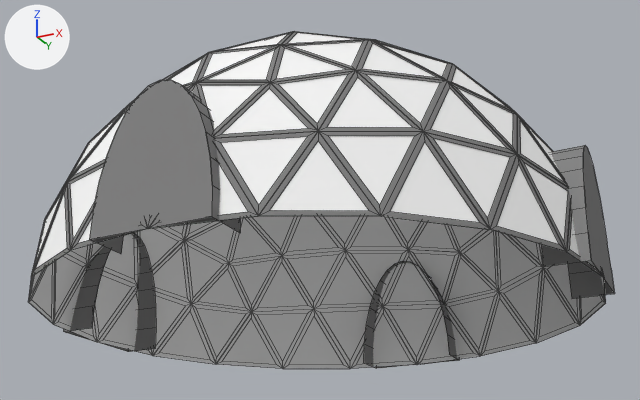
An edit to the Blender file blendermodels/growhouse2.blend, drawn before and after from the same camera.
The view is the same before and after, from a 50 mm camera at (7.0, -13.91, -4.05) aimed at (-0.01, 0.11, 2.25). The lights are fixed; the arrows at upper left show +X, +Y and +Z. Mesh edges are drawn as thin lines.

Objects in the first picture: 'Framework', 'Glass'.
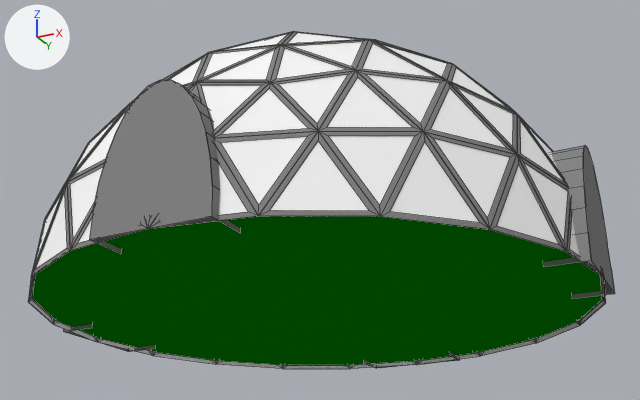
What differs and where, as boxes (x1, y1, x2, y2) in the pictures (640 x 400 px):
'Grass', added (green): after (32, 216, 602, 365)

Diff of the bpy script that builds the scene:
```diff
--- a/blendermodels/growhouse2.blend.py
+++ b/blendermodels/growhouse2.blend.py
@@ mat_grass @@
+mat_grass = diffuse_material('Grass')
+mat_grass.base_color = (0.000951, 0.311, 0.0)  # green #039700
@@ me_grass @@
+me_grass.from_pydata([(4.76, 0.0, 1.55), (4.76, 0.0, -1.55), (0.0, 0.0, 5.01), (2.94, 0.0, 4.05), (-4.76, 0.0, 1.55), (-2.94, 0.0, 4.05), (-2.94, 0.0, -4.05), (-4.76, 0.0, -1.55), (2.94, 0.0, -4.05), (0.0, 0.0, -5.01), (4.05, 0.0, -2.94), (-1.55, 0.0, -4.76), (-5.01, 0.0, 0.0), (-1.55, 0.0, 4.76), (4.05, 0.0, 2.94), (1.55, 0.0, -4.76), (-4.05, 0.0, -2.94), (-4.05, 0.0, 2.94), (1.55, 0.0, 4.76), (5.01, 0.0, 0.0)], [], [(1, 10, 8, 15, 9, 11, 6, 16, 7, 12, 4, 17, 5, 13, 2, 18, 3, 14, 0, 19)])
+me_grass.materials.append(mat_grass)  # green #039700
@@ ob_grass @@
+ob_grass = bpy.data.objects.new('Grass', me_grass)
+ob_grass.location = (0.0, 0.0, 0.07)
+ob_grass.rotation_euler = (1.571, 0.0, 0.0)  # degrees (90, 0, 0)
+ob_grass.scale = (0.989, 0.989, 0.989)
```
